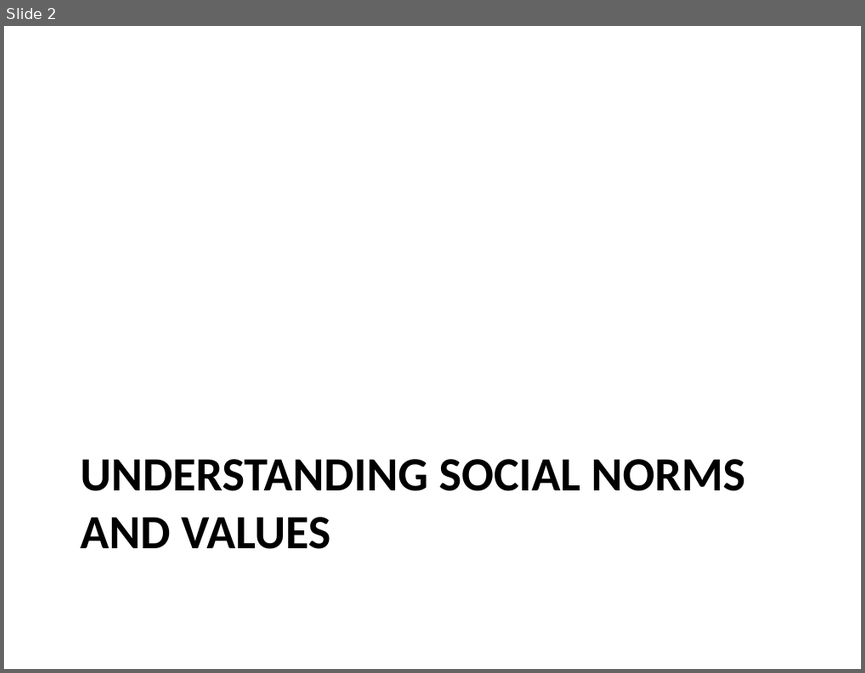
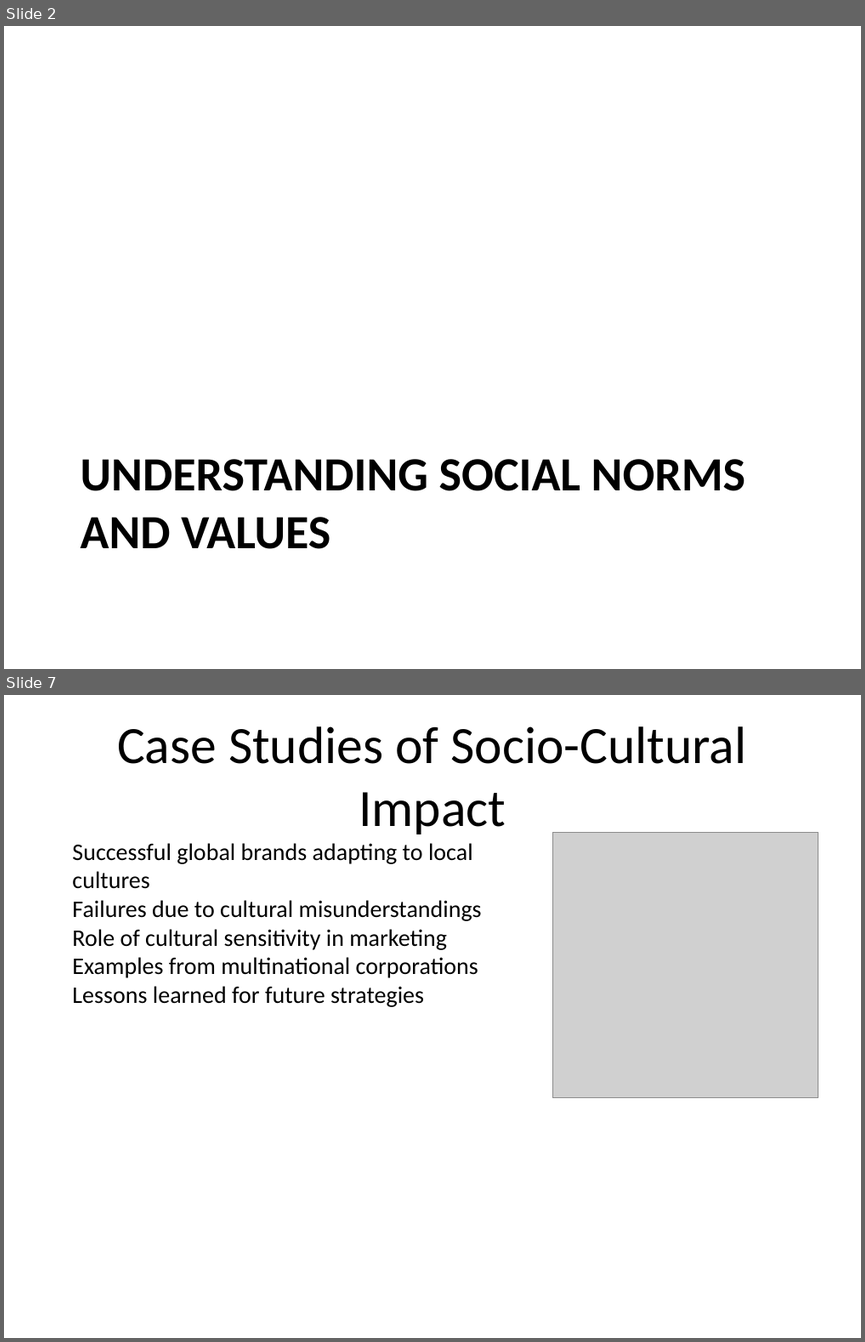
Before and after one commit to suman98/slide-gen-ai, a slide deck: output/presentation.pptx. Shown one above the other, each under a label of ours: slide 2 before the commit, slides 2 and 7 after it; the slides between them are not shown. The pictures are 865x673 and 865x1342 pixels, drawn with LibreOffice and Linux fonts; fonts in the diff are those of the drawing; grey boxes stand for pictures. Boxes give left, top, right and bottom in pixels: in the first picture for what was removed or moved away, otherwise in the second. Text is boxed around its words. In the diff, an @@ line names an element or a change of style, - is before the commit and + after.

```diff
--- a/output/presentation.pptx
+++ b/output/presentation.pptx
@@ slide 7 added at (x1=4, y1=695, x2=861, y2=1338), background #FFFFFF @@
@@ title added at (x1=117, y1=726, x2=746, y2=834), 44 pt, text #000000 @@
+Case Studies of Socio-Cultural Impact
@@ text added at (x1=72, y1=843, x2=482, y2=1007), 20 pt, text #000000 @@
+Successful global brands adapting to local cultures
+Failures due to cultural misunderstandings
+Role of cultural sensitivity in marketing
+Examples from multinational corporations
+Lessons learned for future strategies
@@ picture added at (x1=552, y1=832, x2=818, y2=1098) @@
```
Also in this commit, not shown: 4 slides changed, 2 other slides added, 2 slides removed, 12 other files.
